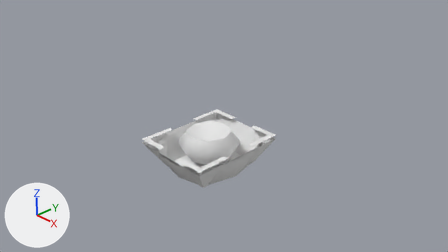
One commit to the Blender file Resources/golf.blend: the scene before it, then after it.
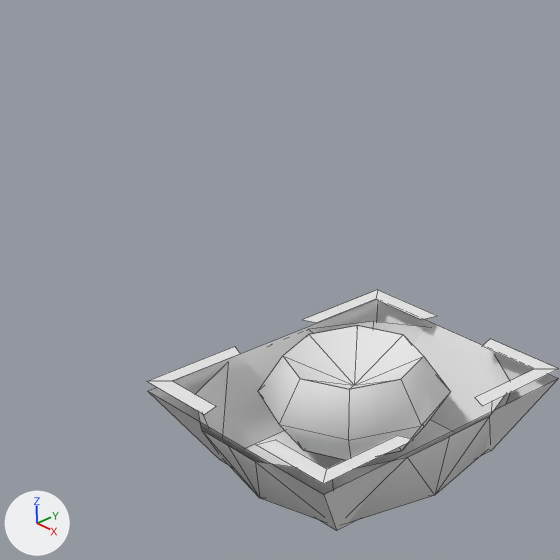
Each version appears first from the file's camera 'Camera', and next in a close-up on the part from 21% to 62% of the width and 6% to 78% of the height. Every picture has the same lights, and +X, +Y and +Z are marked at lower left. Shape keys are drawn at the values saved in each file. The close-ups show mesh edges as thin lines.

In view in the first close-up: 'Cell', 'Cursor', 'Hangar', 'Life'.
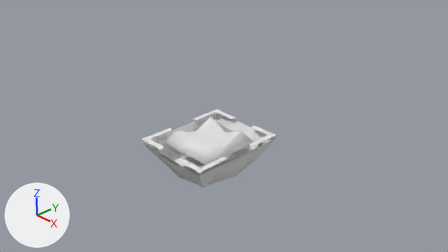
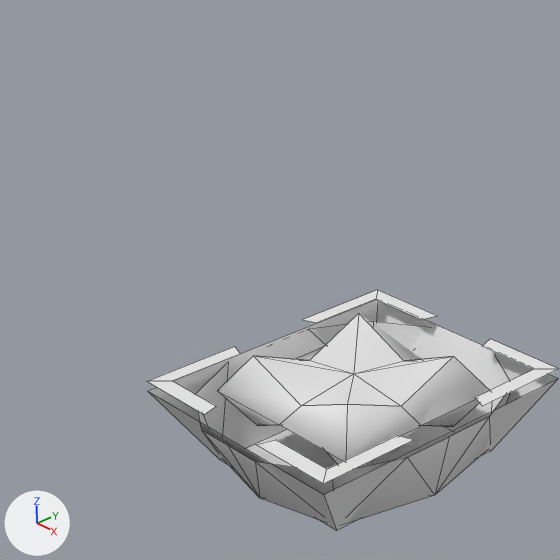
What differs and where, as boxes [x1, y1, x2, y2] in the close-ups (560 x 560 px):
'Life', reshaped (41% wider, 15% taller)
    before: [258, 325, 451, 460]
    after: [218, 313, 490, 468]

The change, as a diff of the scene's bpy script:
```diff
--- a/Resources/golf.blend.py
+++ b/Resources/golf.blend.py
@@ key_0_key_2 @@
 key_0_key_2 = bpy.data.objects['Life'].data.shape_keys.key_blocks['Key 2']
-key_0_key_2.value = 0.0
+key_0_key_2.value = 1.0
```
